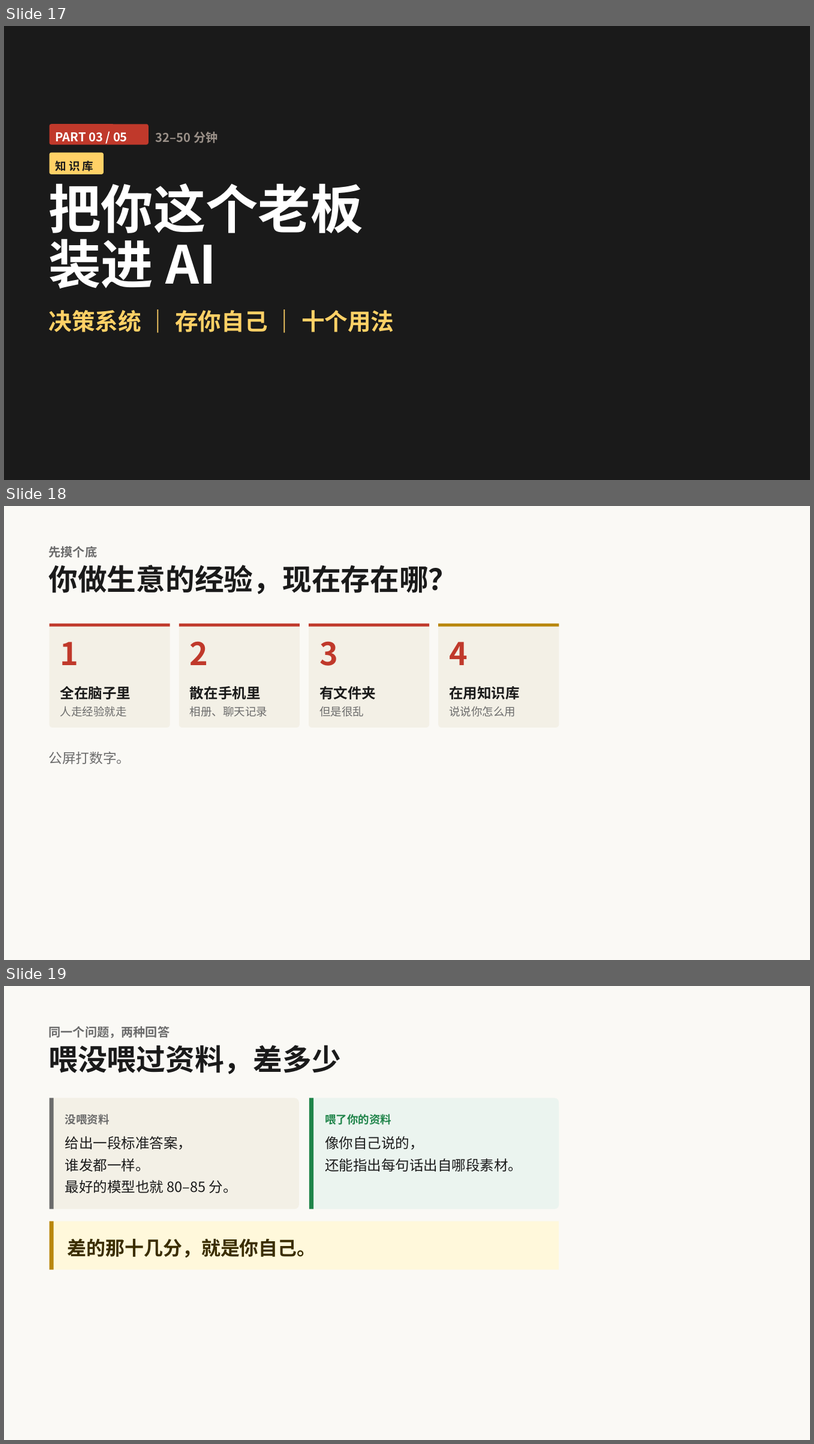
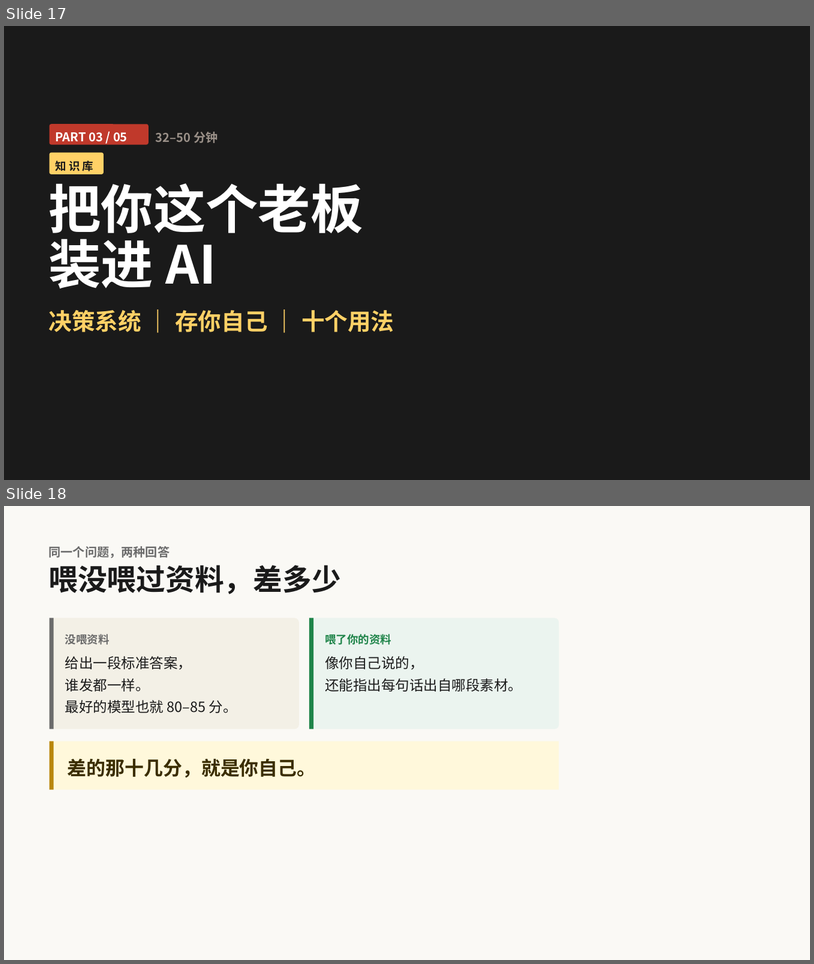
Before and after one commit to yayaaimengzhu-ops/plan, a slide deck: 11-04 先问对再让AI懂你-演示文稿·可编辑.pptx. Shown one above the other, each under a label of ours: slides 17, 18 and 19 before the commit, slides 17 and 18 after it. The pictures are 814x1444 and 814x964 pixels, drawn with LibreOffice and Linux fonts; fonts in the diff are those of the drawing. Boxes give left, top, right and bottom in pixels: in the first picture for what was removed or moved away, otherwise in the second. Text is boxed around its words. In the diff, an @@ line names an element or a change of style, - is before the commit and + after.

```diff
--- a/11-04 先问对再让AI懂你-演示文稿·可编辑.pptx
+++ b/11-04 先问对再让AI懂你-演示文稿·可编辑.pptx
@@ slide 18 removed at <box>4,506,810,960</box>, background #FAF9F5 @@
@@ text removed at <box>49,546,98,558</box> @@
-先摸个底
@@ text removed at <box>49,565,458,594</box> @@
-你做生意的经验，现在存在哪？
@@ rounded rectangle removed at <box>50,624,170,727</box> @@
@@ rectangle removed at <box>50,624,170,627</box> @@
@@ rounded rectangle removed at <box>179,624,300,727</box> @@
@@ rectangle removed at <box>179,624,300,627</box> @@
@@ rounded rectangle removed at <box>309,624,430,727</box> @@
@@ rectangle removed at <box>309,624,430,627</box> @@
@@ rounded rectangle removed at <box>438,624,560,727</box> @@
@@ rectangle removed at <box>438,624,560,627</box> @@
@@ text removed at <box>60,642,79,665</box> @@
-1
@@ text removed at <box>190,642,209,665</box> @@
-2
@@ text removed at <box>320,641,338,666</box> @@
-3
@@ text removed at <box>449,642,468,665</box> @@
-4
@@ text removed at <box>60,686,131,699</box> @@
-全在脑子里
@@ text removed at <box>190,686,261,699</box> @@
-散在手机里
@@ text removed at <box>320,686,376,699</box> @@
-有文件夹
@@ text removed at <box>449,686,520,699</box> @@
-在用知识库
@@ text removed at <box>60,706,127,717</box> @@
-人走经验就走
@@ text removed at <box>190,706,267,717</box> @@
-相册、聊天记录
@@ text removed at <box>320,706,364,717</box> @@
-但是很乱
@@ text removed at <box>449,706,516,717</box> @@
-说说你怎么用
@@ text removed at <box>49,751,131,764</box> @@
-公屏打数字。
@@ what was slide 19 is now slide 18 @@
```
Also in this commit, not shown: 2 slides changed, 2 other slides removed, 1 other file.
